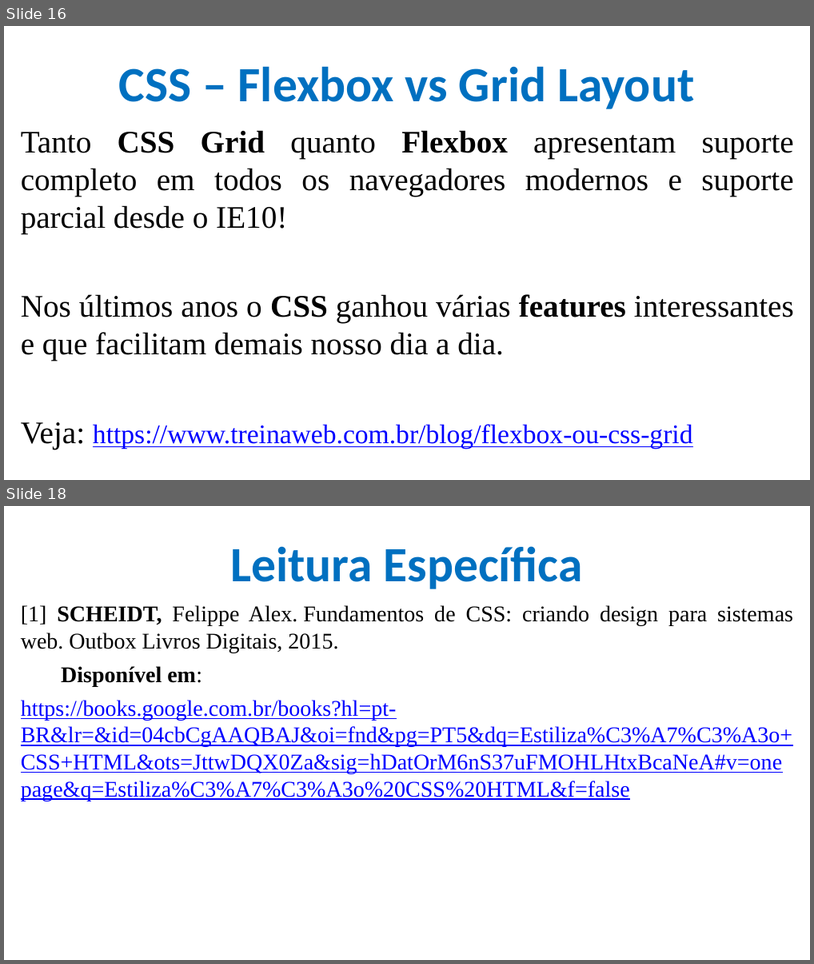
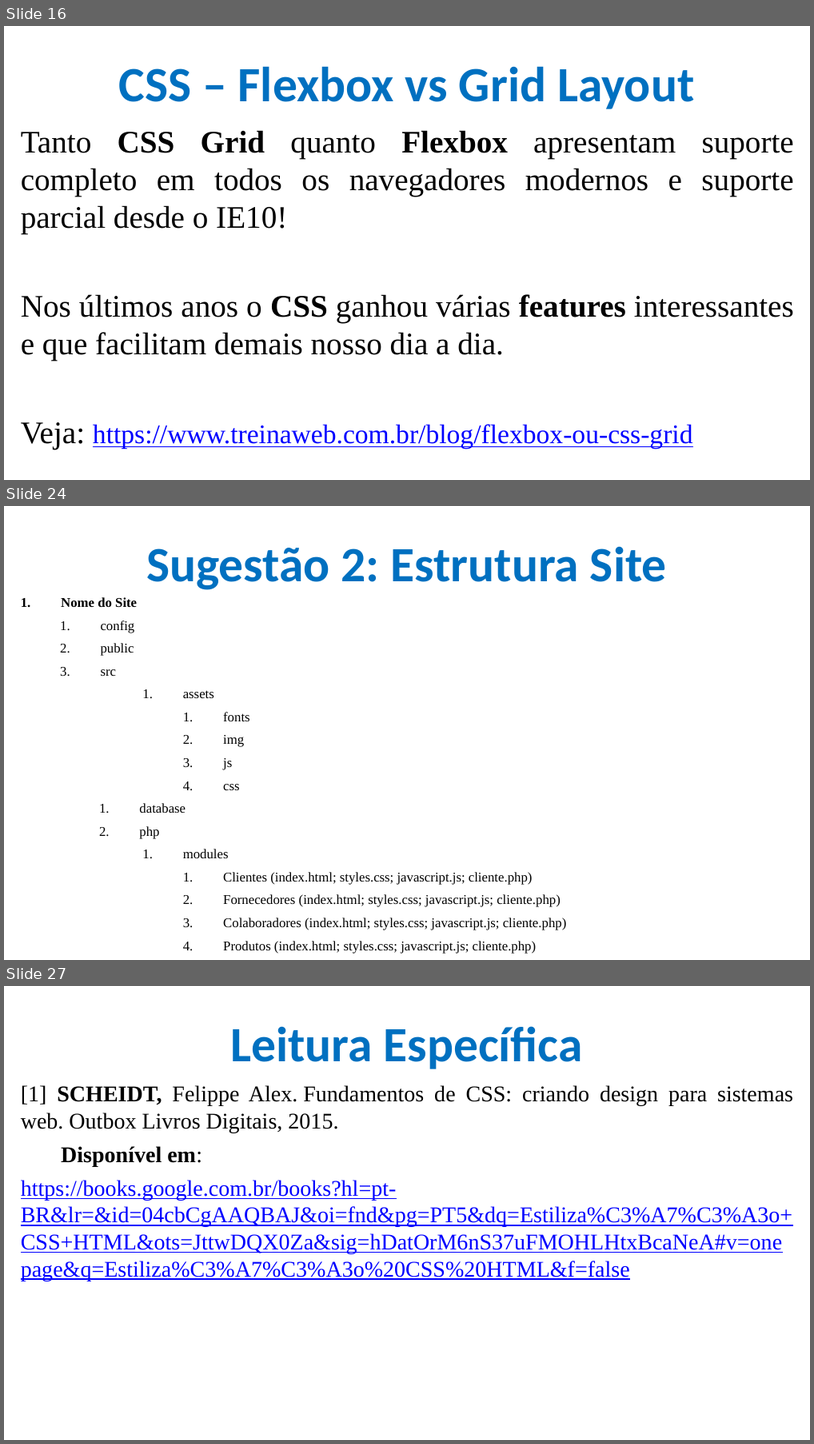
Before and after one commit to CloudEducationBrazil/WydenDesenvolvimentoWebPHP, a slide deck: 01 Classes/Aula 07 Desenvolvimento Web - CSS.pptx. Shown one above the other, each under a label of ours: slides 16 and 18 before the commit, slides 16, 24 and 27 after it; the slides between them are not shown. The pictures are 814x964 and 814x1444 pixels, drawn with LibreOffice and Linux fonts; fonts in the diff are those of the drawing; background and template pictures are left out. Boxes give left, top, right and bottom in pixels: in the first picture for what was removed or moved away, otherwise in the second. Text is boxed around its words. In the diff, an @@ line names an element or a change of style, - is before the commit and + after.

```diff
--- a/01 Classes/Aula 07 Desenvolvimento Web - CSS.pptx
+++ b/01 Classes/Aula 07 Desenvolvimento Web - CSS.pptx
@@ slide 24 added at box(4, 506, 810, 960), background picture (left out) @@
@@ title added at box(146, 546, 667, 590), 44 pt, text #0070C0, bold @@
+Sugestão 2: Estrutura Site
@@ text added at box(61, 597, 567, 953), 12 pt, text #000000 @@
+1. Nome do Site
+  1. config
+  2. public
+  3. src
+      1. assets
+        1. fonts
+        2. img
+        3. js
+        4. css
+    1. database
+    2. php
+      1. modules
+        1. Clientes (index.html; styles.css; javascript.js; cliente.php)
+        2. Fornecedores (index.html; styles.css; javascript.js; cliente.php)
+        3. Colaboradores (index.html; styles.css; javascript.js; cliente.php)
+        4. Produtos (index.html; styles.css; javascript.js; cliente.php)
@@ what was slide 18 is now slide 27 @@
```
Also in this commit, not shown: 8 other slides added.
